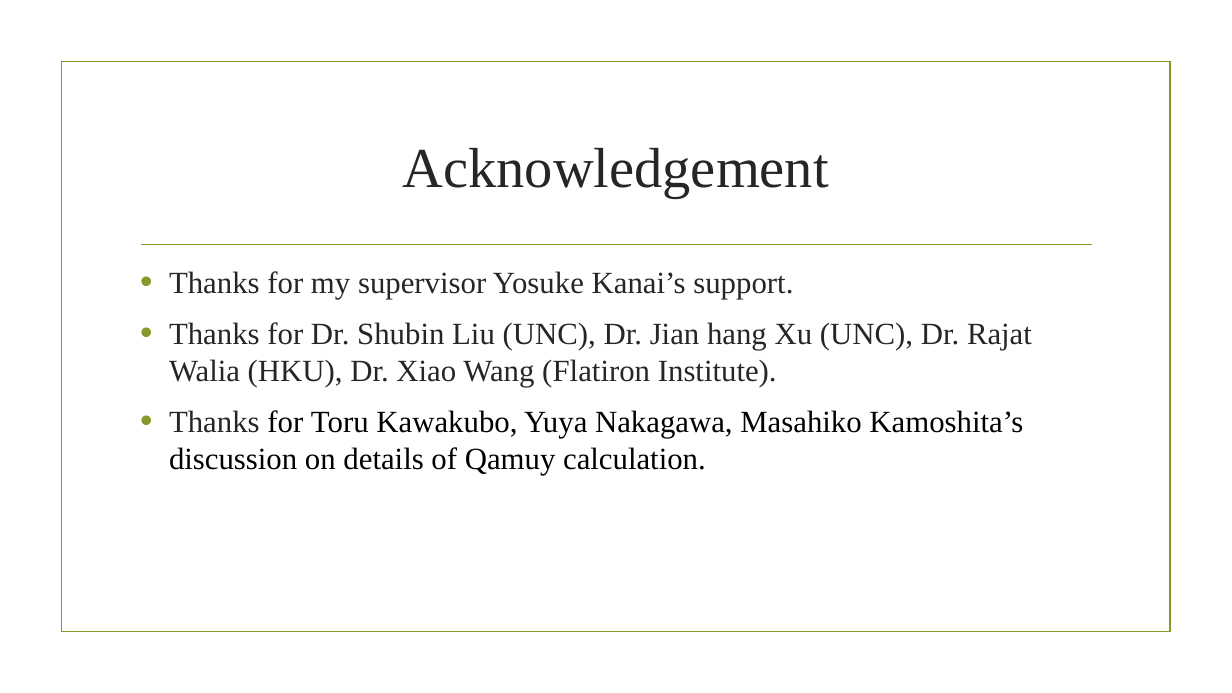
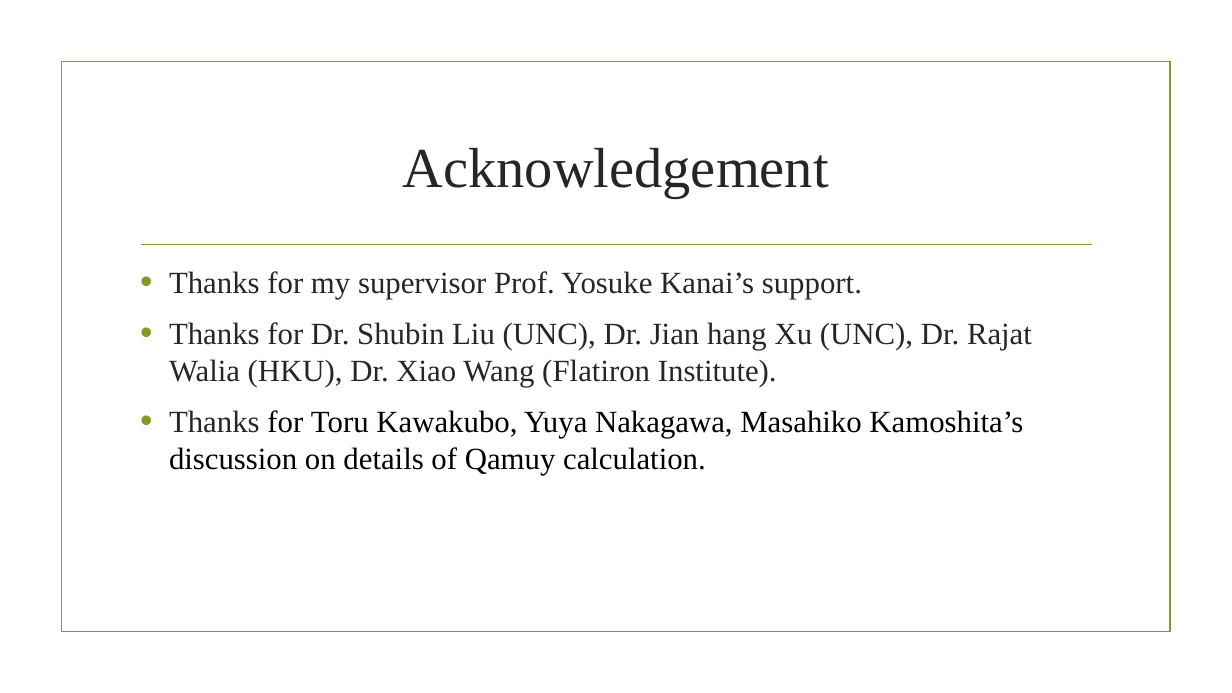
Before and after one commit to ruiyiQM/QPARC-Challenge-2022, a slide deck: slide 15 of Presentation/Qamuy.pptx. Drawn at 1232x693 pixels with LibreOffice and Linux fonts; fonts in the diff are those of the drawing; background and template pictures are left out. Boxes give left, top, right and bottom in pixels: in the first picture for what was removed or moved away, otherwise in the second. Text is boxed around its words. In the diff, an @@ line names an element or a change of style, - is before the commit and + after.

```diff
--- a/Presentation/Qamuy.pptx
+++ b/Presentation/Qamuy.pptx
@@ text at (169, 271, 862, 299): text changed @@
-• Thanks for my supervisor Yosuke Kanai’s support.
+• Thanks for my supervisor Prof. Yosuke Kanai’s support.
```
Also in this commit, not shown: 12 other slides changed, 2 slides added.
